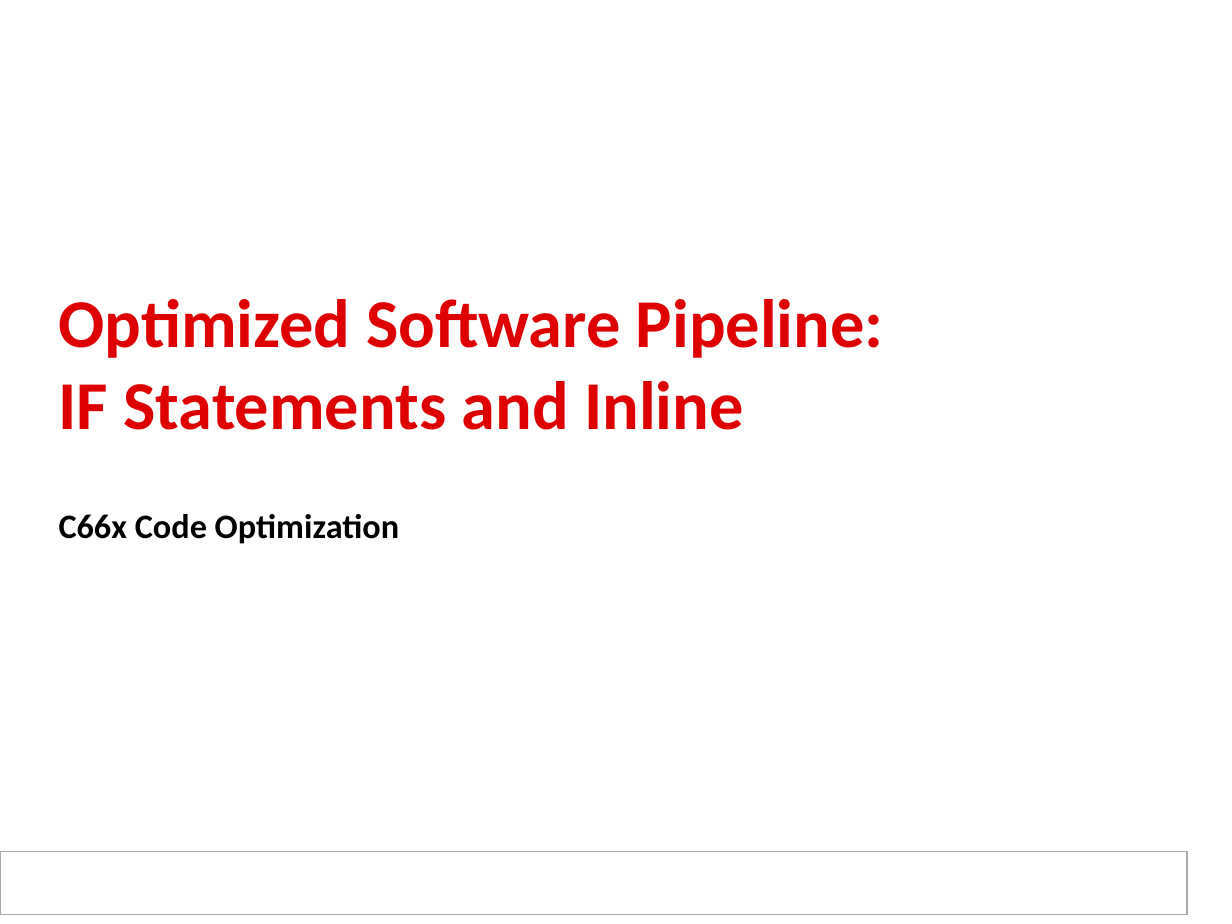
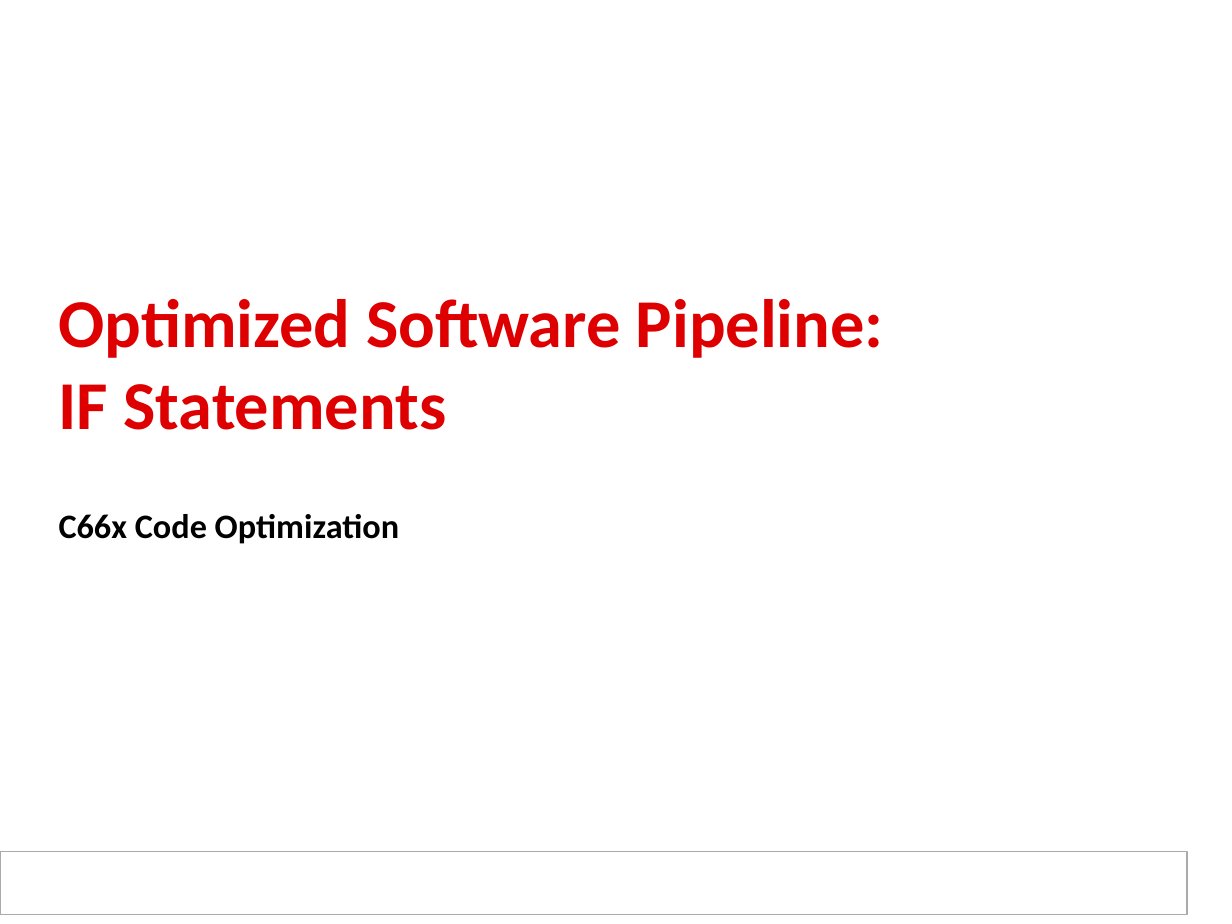
Before and after one commit to hari1989/keystone-workshop, a slide deck: slide 59 of slides/KeyStone Optimization.pptx (slide 55 before the commit). Drawn at 1232x924 pixels with LibreOffice and Linux fonts; fonts in the diff are those of the drawing; background and template pictures are left out. Boxes give left, top, right and bottom in pixels: in the first picture for what was removed or moved away, otherwise in the second. Text is boxed around its words. In the diff, an @@ line names an element or a change of style, - is before the commit and + after.

```diff
--- a/slides/KeyStone Optimization.pptx
+++ b/slides/KeyStone Optimization.pptx
@@ title at <box>59,299,884,430</box>: text changed @@
-Optimized Software Pipeline:
-IF Statements and Inline
+Optimized Software Pipeline:
+IF Statements
```
Also in this commit, not shown: 20 other slides changed, 12 slides added, 6 slides removed, 2 other files.
